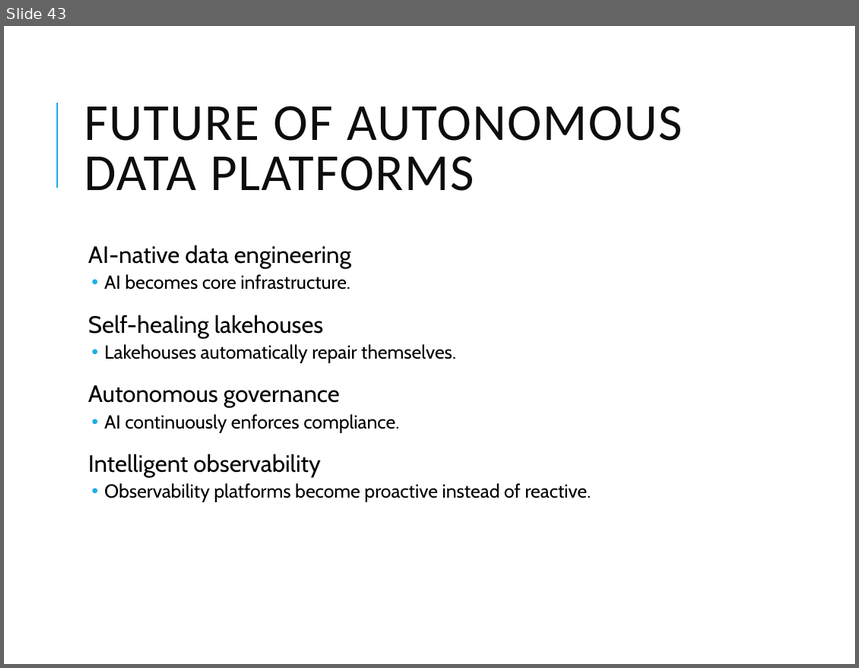
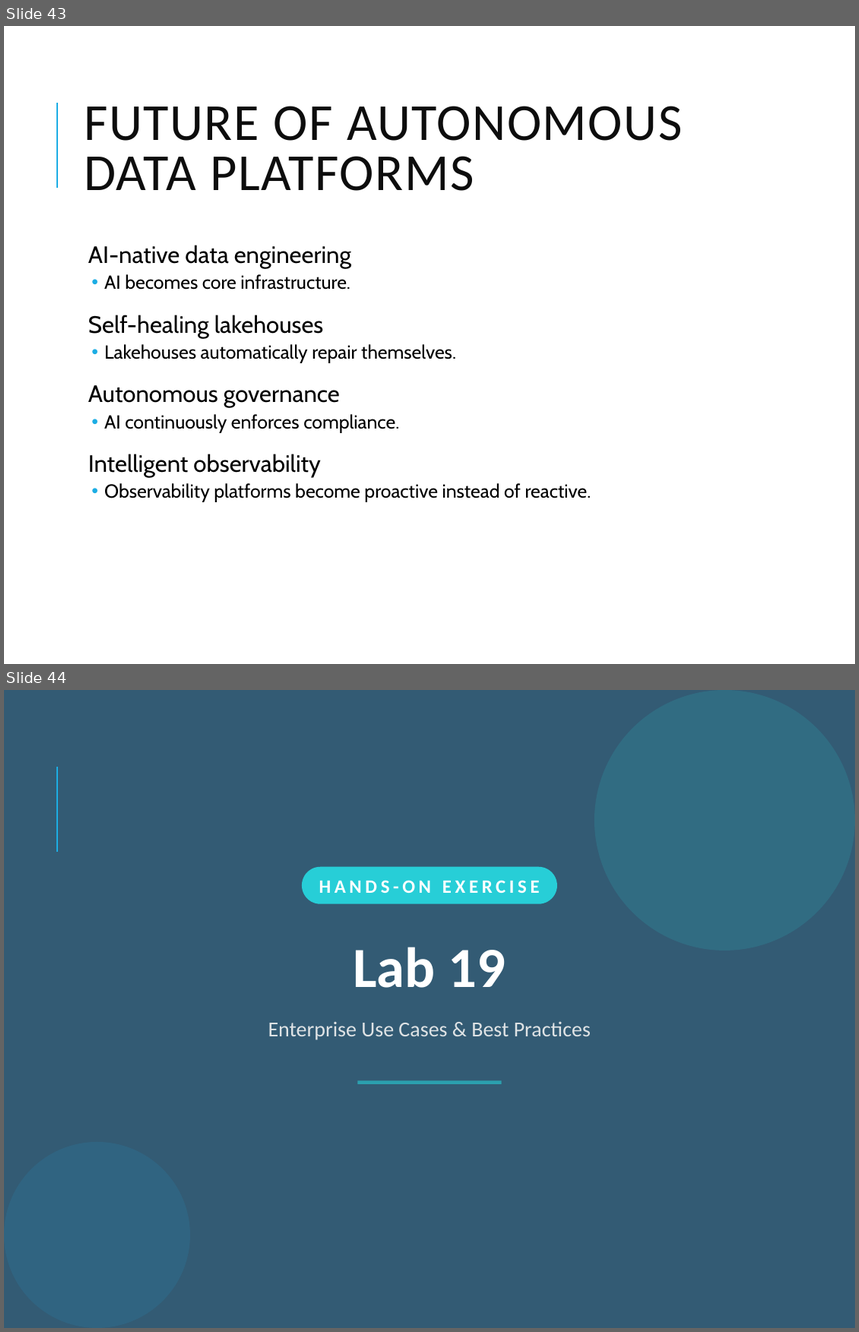
Before and after one commit to vikash-verma-profile/SIG-GENAI-May-2026, a slide deck: Week-3/Day-2/Autonomous_AI_Data_Quality_Self_Healing_Pipelines.pptx. Shown one above the other, each under a label of ours: slide 43 before the commit, slides 43 and 44 after it. The pictures are 859x668 and 859x1332 pixels, drawn with LibreOffice and Linux fonts; fonts in the diff are those of the drawing. Boxes give left, top, right and bottom in pixels: in the first picture for what was removed or moved away, otherwise in the second. Text is boxed around its words. In the diff, an @@ line names an element or a change of style, - is before the commit and + after.

```diff
--- a/Week-3/Day-2/Autonomous_AI_Data_Quality_Self_Healing_Pipelines.pptx
+++ b/Week-3/Day-2/Autonomous_AI_Data_Quality_Self_Healing_Pipelines.pptx
@@ slide 44 added at bbox=[4, 690, 855, 1328], background #335B74; not listed: 1 template element that a slide beside it also shows @@
@@ ellipse added at bbox=[595, 690, 855, 951], fill #27CED7 at 15% opacity @@
@@ rounded rectangle added at bbox=[302, 867, 557, 904], fill #27CED7, 16 pt, text #FFFFFF, bold @@
+HANDS-ON EXERCISE
@@ text added at bbox=[353, 947, 506, 988], 48 pt, text #FFFFFF, bold @@
+Lab 19
@@ text added at bbox=[268, 1021, 591, 1040], 18 pt, text #DFE3E5 @@
+Enterprise Use Cases & Best Practices
@@ rectangle added at bbox=[358, 1081, 502, 1084], fill #27CED7 at 60% opacity @@
@@ ellipse added at bbox=[4, 1142, 190, 1328], fill #1CADE4 at 12% opacity @@
```
Also in this commit, not shown: 7 slides changed, 7 other slides added, 7 slides removed.
